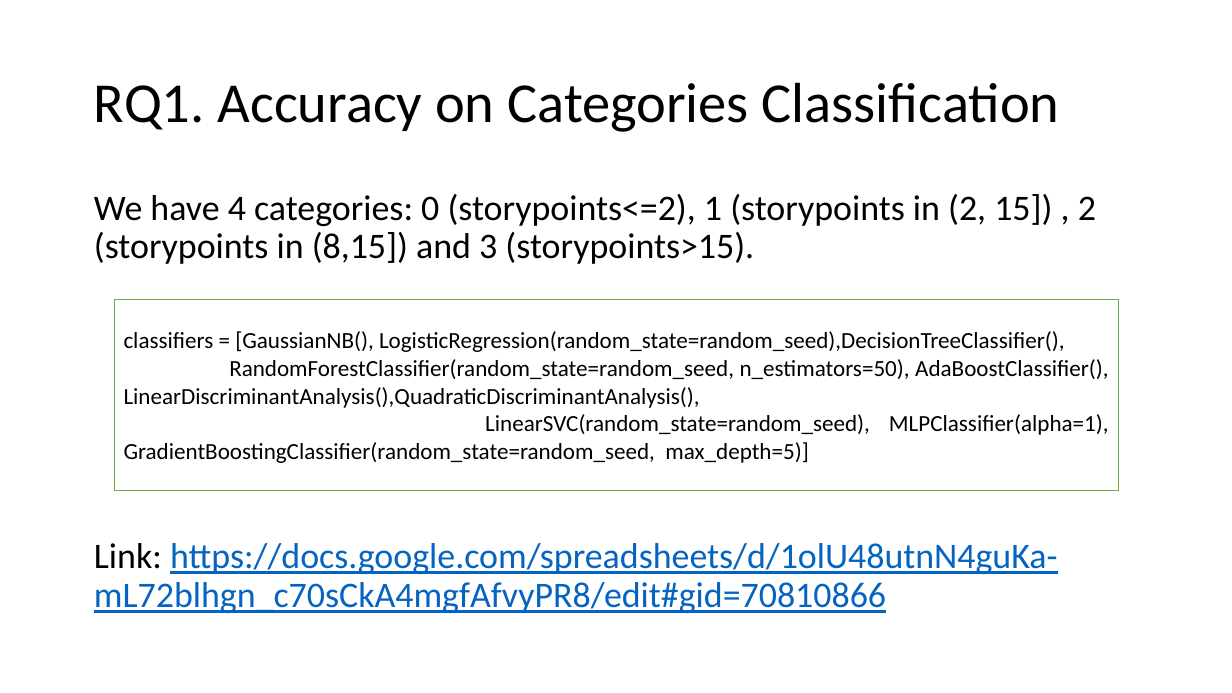
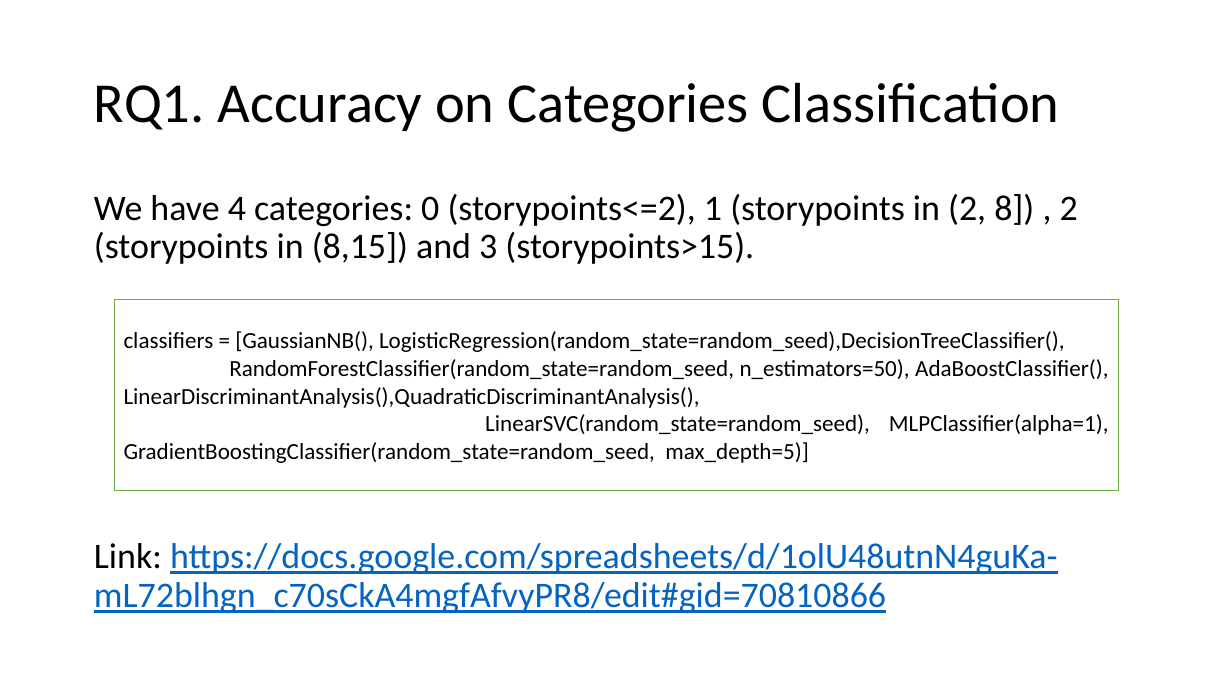
Before and after one commit to pdhung3012/SoftwareStoryPointsPrediction, a slide deck: slide 5 of report/SEE_v1.pptx. Drawn at 1232x693 pixels with LibreOffice and Linux fonts; fonts in the diff are those of the drawing. Boxes give left, top, right and bottom in pixels: in the first picture for what was removed or moved away, otherwise in the second. Text is boxed around its words. In the diff, an @@ line names an element or a change of style, - is before the commit and + after.

```diff
--- a/report/SEE_v1.pptx
+++ b/report/SEE_v1.pptx
@@ text at [94, 194, 1078, 264]: text changed @@
-We have 4 categories: 0 (storypoints<=2), 1 (storypoints in (2, 15]) , 2 (storypoints in (8,15]) and 3 (storypoints>15).
+We have 4 categories: 0 (storypoints<=2), 1 (storypoints in (2, 8]) , 2 (storypoints in (8,15]) and 3 (storypoints>15).
```
Also in this commit, not shown: 11 other files.
